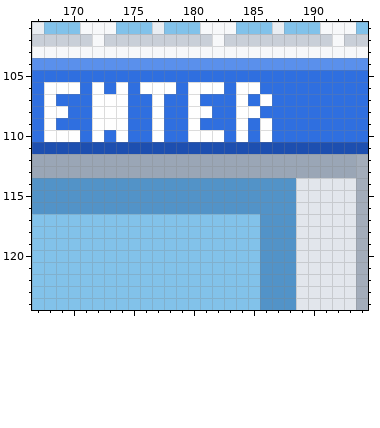
Two versions of one pixel-art file, src/media/photos/sprites/scenes/hospital_8.aseprite. The first picture shows the starting point.
320x180 pixels, 1 frame. Colours within 5 levels of each other are drawn and written as one. Shown: x 167..194, y 101..124.
New version:
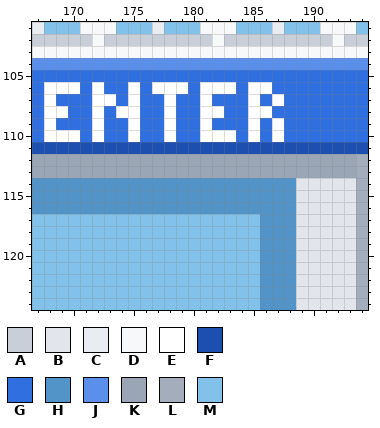
Palette (. is transparent): A #c9cfd8  B #e2e6ec  C #e9edf2  D #f7f8fa  E #ffffff  F #1d4fb0  G #2f6fe0  H #5293c8  J #5a90ec  K #9aa6b6  L #a3adbb  M #82c2ea
The author wrote: Hospital signs: a proper N so CLINIC and CENTER no longer read as M
Change:
Changed rows in their new state; - is an unchanged pixel.
first column x 173:
106 -GEG--EG--EG-E-
107 -GE-GE-GE--GEGE
108 G-E-GE-G-E-G-E-
109 GGE-GE-GE--GEGE
110 -GE-GE-G--EGEGE
Pixel boxes of the changes (left, top, right, bottom) in both pictures:
changed: (104, 82, 284, 142)
